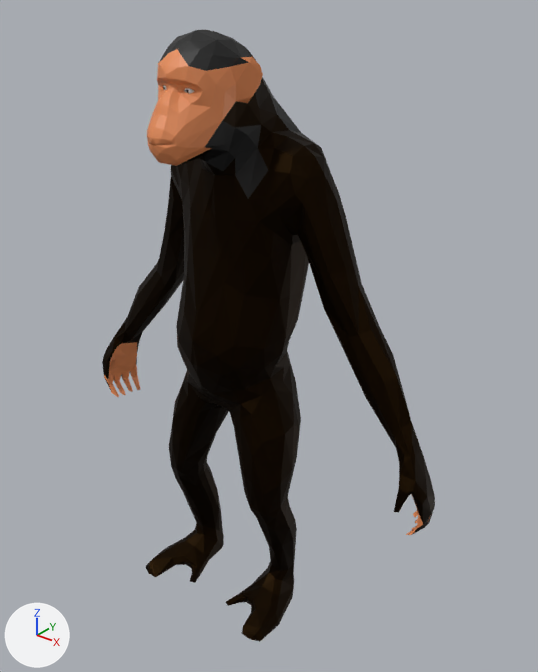
What one commit did to the FBX model Wildlife Horizon/Assets/Animals/Monkey.fbx.
Before and after are seen from a 50 mm camera at (5.05, -5.6, 7.1) aimed at (0.32, 0.31, 3.43). The lights are fixed; the arrows at lower left show +X, +Y and +Z. Where no turn or scale is listed for an object, it has been applied to the vertices.

The first picture shows 'MonkeyFBX'.
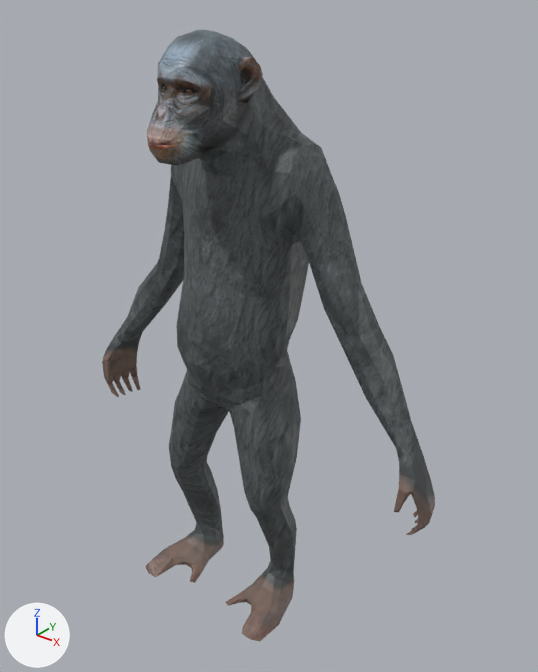
Edits to the bpy script that builds the scene:
```text
Add img_uvmonkey_png:
    img_uvmonkey_png = load_image('UVMonkey.png', 'UVMonkey.png', 1200, 1200, 'sRGB')
Add mat_material:
    mat_material = principled_material('Material')
    mat_material.texture = img_uvmonkey_png
Change me_untitled:
    where me_untitled.from_pydata(...)  # 1068 vertices, 1970 faces; spans x -2.52..2.52, y -0.96..0.94, z 0.0..6.65
    used by ob_monkeyfbx; location = (0.0, 0.0, 0.0)
    me_untitled part 1: all 1444 faces that had it switch from mat_material_004 (black #201408) to mat_material (picture img_uvmonkey_png)
    me_untitled part 2: all 412 faces that had it switch from mat_material_001 (orange #e78c56) to mat_material (picture img_uvmonkey_png)
    me_untitled part 3: all 16 faces that had it switch from mat_material_002 (white #e7e7e7) to mat_material (picture img_uvmonkey_png)
    me_untitled part 4: all 98 faces that had it switch from mat_material_003 (black #000000) to mat_material (picture img_uvmonkey_png)
```

Boxes (x1, y1, x2, y2) around the edits, measured in the pictures (538 x 672 px):
part 1 of me_untitled, recoloured: (102, 29, 435, 642) in both
part 2 of me_untitled, recoloured (orange to grey): (104, 49, 430, 535) in both
part 3 of me_untitled, recoloured: (163, 85, 194, 93) in both
part 4 of me_untitled, recoloured (black to grey): (159, 30, 319, 199) in both
